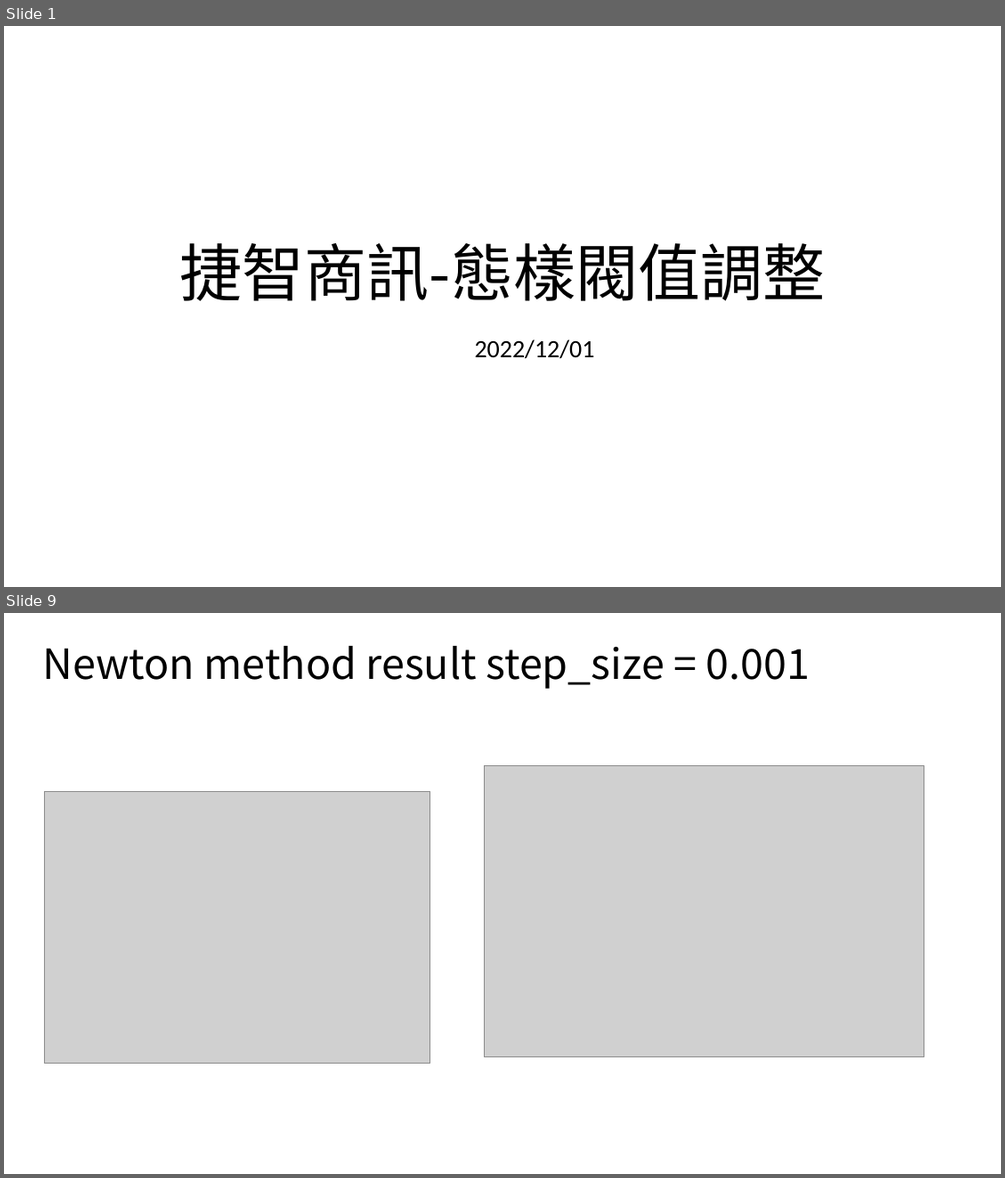
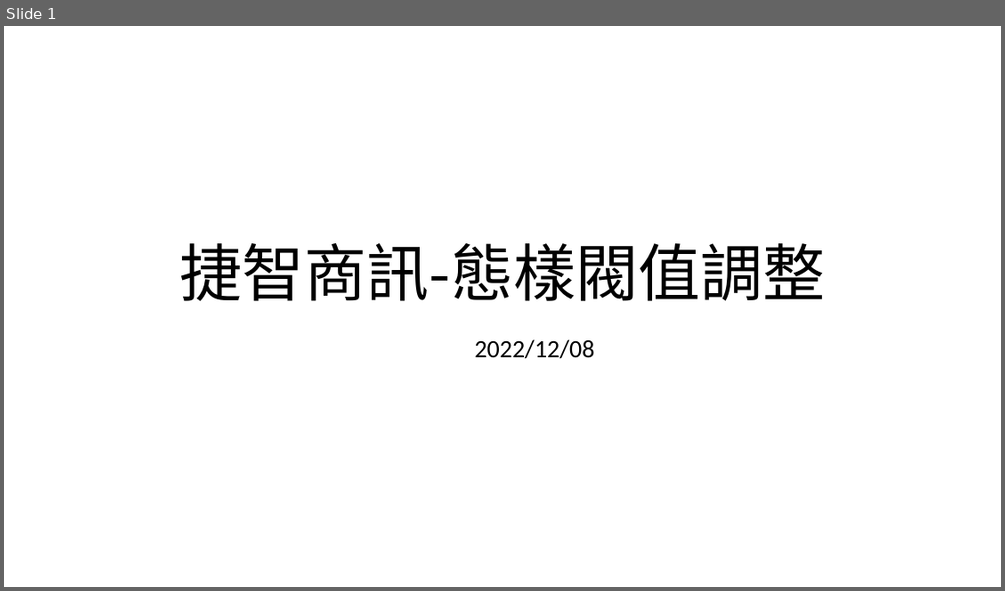
Before and after one commit to eason758/MetaEdge, a slide deck: ppt/20221208.pptx. Shown one above the other, each under a label of ours: slides 1 and 9 before the commit, slide 1 after it; the slides between them are not shown. The pictures are 1005x1178 and 1005x591 pixels, drawn with LibreOffice and Linux fonts; fonts in the diff are those of the drawing; grey boxes stand for pictures. Boxes give left, top, right and bottom in pixels: in the first picture for what was removed or moved away, otherwise in the second. Text is boxed around its words. In the diff, an @@ line names an element or a change of style, - is before the commit and + after.

```diff
--- a/ppt/20221208.pptx
+++ b/ppt/20221208.pptx
@@ slide 9 removed at [4, 613, 1001, 1174], background #FFFFFF @@
@@ title removed at [43, 646, 809, 689] @@
-Newton method result step_size = 0.001
@@ picture removed at [484, 765, 924, 1056] @@
@@ picture removed at [44, 791, 431, 1063] @@
@@ slide 1 changed as well @@
@@ subtitle at [475, 339, 595, 359]: text changed @@
-2022/12/01
+2022/12/08
```
Also in this commit, not shown: 7 slides added, 7 other slides removed, 3 other files.
